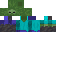
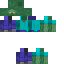
The second 64x64 image is a revision of the first. Changes to its layers:
renamed "mud.png copy" to "second-layer-mud.png", hid it, painted on it over [0, 16, 56, 64]
removed layer "mud.png" over [0, 16, 16, 32]
painted on "zombie.png" over [0, 0, 56, 64]